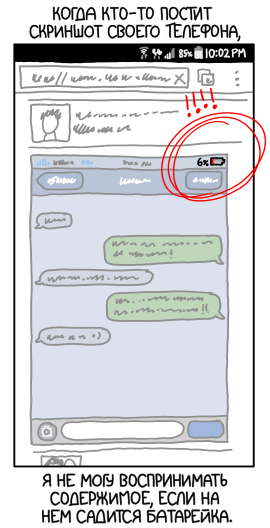
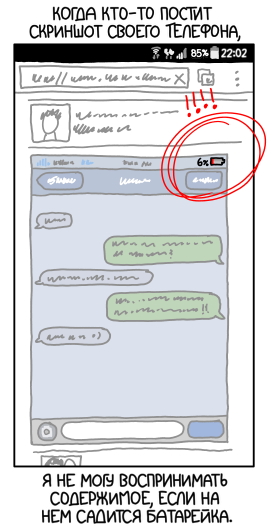
Revision of a layered 270px x 528px image; what changed, layer by layer:
added layer "85% r" above "22:02 r" over (191, 49, 209, 59)
added layer "22:02 r" above "Копия text r" over (221, 48, 247, 60)
painted on "screenshot.png" over (139, 45, 247, 62)
removed layer "white" over (139, 45, 247, 62)
